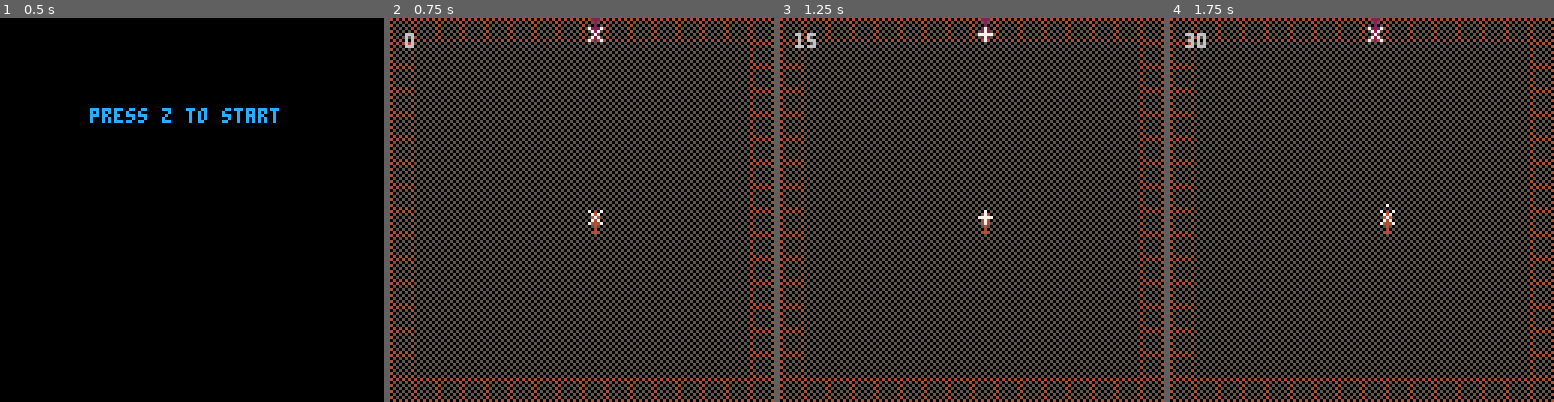
Above: before the commit, frames 1-4 (left to right).
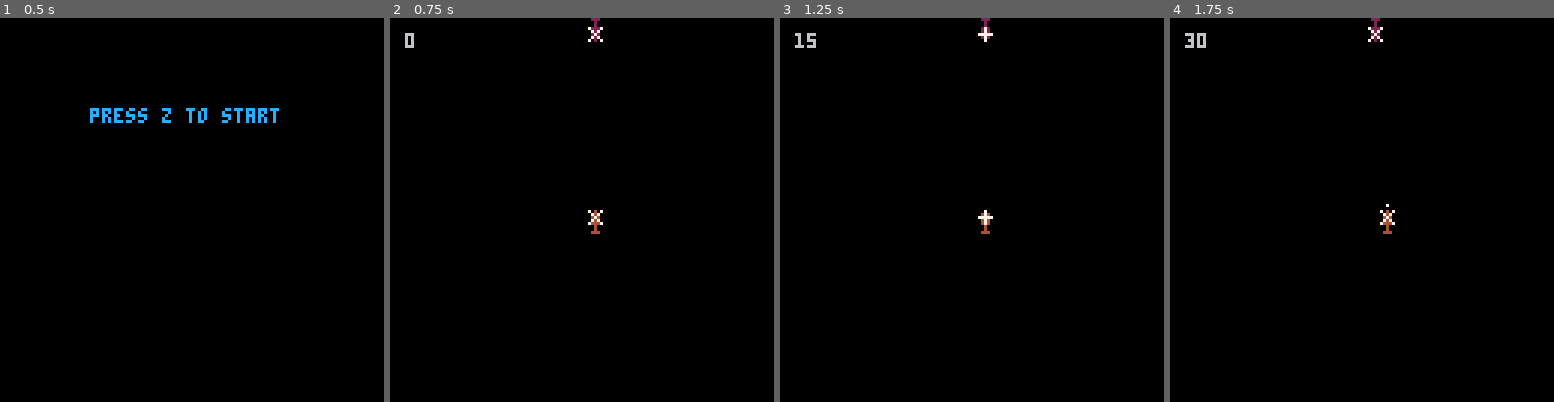
Above: after the commit, the same moments.

Repository: zothynine/heli
Game: PICO-8 cartridge heli.p8
Two runs of this game, one before a commit and one after it. Both use one fixed random seed, a clock stepped at 60 frames per second and the inputs below.
Inputs:
- Up to frame 1 (0.5 s): no input
- Up to frame 2 (0.75 s): tap O (Z key) at 0.7 s
- Up to frame 3 (1.25 s): no input
- Up to frame 4 (1.75 s): hold Right from 1.6 s (still down); tap O (Z key) at 1.7 s

Frame 1 is identical in both runs. In frame 2, 50% of the frame differs, in the area x 0-100%, y 0-100%; in frame 3, 50%; in frame 4, 50%.

Commit message:
Remove the dummy map and sprites

Diff:
--- a/heli.p8
+++ b/heli.p8
@@ -29,7 +29,7 @@
 end
 
 function draw_start()
-    cls()
+ cls()
 	print("press z to start",30,30,12)
 end
 
@@ -171,14 +171,14 @@
 _draw = draw_start
 end
 __gfx__
-00007000007040700007000050505050404040400000000000000000000000000000000000000000000000000000000000000000000000000000000000000000
-00047400000747000000000005050505050505040000000000000000000000000000000000000000000000000000000000000000000000000000000000000000
-00777770000474000000000050505050405050500000000000000000000000000000000000000000000000000000000000000000000000000000000000000000
-00047400000747000000000005050505050505040000000000000000000000000000000000000000000000000000000000000000000000000000000000000000
-00047400007444700000000050505050405050500000000000000000000000000000000000000000000000000000000000000000000000000000000000000000
-00004000000040000000000005050505050505040000000000000000000000000000000000000000000000000000000000000000000000000000000000000000
-00004000000040000000000050505050405050500000000000000000000000000000000000000000000000000000000000000000000000000000000000000000
-00044400000444000000000005050505040404040000000000000000000000000000000000000000000000000000000000000000000000000000000000000000
+00007000007040700007000000000000000000000000000000000000000000000000000000000000000000000000000000000000000000000000000000000000
+00047400000747000000000000000000000000000000000000000000000000000000000000000000000000000000000000000000000000000000000000000000
+00777770000474000000000000000000000000000000000000000000000000000000000000000000000000000000000000000000000000000000000000000000
+00047400000747000000000000000000000000000000000000000000000000000000000000000000000000000000000000000000000000000000000000000000
+00047400007444700000000000000000000000000000000000000000000000000000000000000000000000000000000000000000000000000000000000000000
+00004000000040000000000000000000000000000000000000000000000000000000000000000000000000000000000000000000000000000000000000000000
+00004000000040000000000000000000000000000000000000000000000000000000000000000000000000000000000000000000000000000000000000000000
+00044400000444000000000000000000000000000000000000000000000000000000000000000000000000000000000000000000000000000000000000000000
 00022200000222000000000000000000000000000000000000000000000000000000000000000000000000000000000000000000000000000000000000000000
 00002000000020000000000000000000000000000000000000000000000000000000000000000000000000000000000000000000000000000000000000000000
 00002000000020000000000000000000000000000000000000000000000000000000000000000000000000000000000000000000000000000000000000000000
@@ -303,165 +303,165 @@
 0000000000000000000000000000000000000000000000000000000000000000000000000000000000000000000000000000000000000000000000000000000000000000000000000000000000000000000000000000000000000000000000000000000000000000000000000000000000000000000000000000000000000000
 0000000000000000000000000000000000000000000000000000000000000000000000000000000000000000000000000000000000000000000000000000000000000000000000000000000000000000000000000000000000000000000000000000000000000000000000000000000000000000000000000000000000000000
 __map__
-0404040404040404040404040404040412000000000000000000000000000000000000000000000000000000000000000000000000000000000000000000000000000000000000000000000000000000000000000000000000000000000000000000000000000000000000000000000000000000000000000000000000000000
-0403030303030303030303030303030412000000000000000000000000000000000000000000000000000000000000000000000000000000000000000000000000000000000000000000000000000000000000000000000000000000000000000000000000000000000000000000000000000000000000000000000000000000
-0403030303030303030303030303030412000000000000000000000000000000000000000000000000000000000000000000000000000000000000000000000000000000000000000000000000000000000000000000000000000000000000000000000000000000000000000000000000000000000000000000000000000000
-0403030303030303030303030303030412000000000000000000000000000000000000000000000000000000000000000000000000000000000000000000000000000000000000000000000000000000000000000000000000000000000000000000000000000000000000000000000000000000000000000000000000000000
-0403030303030303030303030303030412000000000000000000000000000000000000000000000000000000000000000000000000000000000000000000000000000000000000000000000000000000000000000000000000000000000000000000000000000000000000000000000000000000000000000000000000000000
-0403030303030303030303030303030412000000000000000000000000000000000000000000000000000000000000000000000000000000000000000000000000000000000000000000000000000000000000000000000000000000000000000000000000000000000000000000000000000000000000000000000000000000
-0403030303030303030303030303030412000000000000000000000000000000000000000000000000000000000000000000000000000000000000000000000000000000000000000000000000000000000000000000000000000000000000000000000000000000000000000000000000000000000000000000000000000000
-0403030303030303030303030303030412000000000000000000000000000000000000000000000000000000000000000000000000000000000000000000000000000000000000000000000000000000000000000000000000000000000000000000000000000000000000000000000000000000000000000000000000000000
-0403030303030303030303030303030412000000000000000000000000000000000000000000000000000000000000000000000000000000000000000000000000000000000000000000000000000000000000000000000000000000000000000000000000000000000000000000000000000000000000000000000000000000
-0403030303030303030303030303030412000000000000000000000000000000000000000000000000000000000000000000000000000000000000000000000000000000000000000000000000000000000000000000000000000000000000000000000000000000000000000000000000000000000000000000000000000000
-0403030303030303030303030303030412000000000000000000000000000000000000000000000000000000000000000000000000000000000000000000000000000000000000000000000000000000000000000000000000000000000000000000000000000000000000000000000000000000000000000000000000000000
-0403030303030303030303030303030412000000000000000000000000000000000000000000000000000000000000000000000000000000000000000000000000000000000000000000000000000000000000000000000000000000000000000000000000000000000000000000000000000000000000000000000000000000
-0403030303030303030303030303030412000000000000000000000000000000000000000000000000000000000000000000000000000000000000000000000000000000000000000000000000000000000000000000000000000000000000000000000000000000000000000000000000000000000000000000000000000000
-0403030303030303030303030303030412000000000000000000000000000000000000000000000000000000000000000000000000000000000000000000000000000000000000000000000000000000000000000000000000000000000000000000000000000000000000000000000000000000000000000000000000000000
-0403030303030303030303030303030412000000000000000000000000000000000000000000000000000000000000000000000000000000000000000000000000000000000000000000000000000000000000000000000000000000000000000000000000000000000000000000000000000000000000000000000000000000
-0404040404040404040404040404040412000000000000000000000000000000000000000000000000000000000000000000000000000000000000000000000000000000000000000000000000000000000000000000000000000000000000000000000000000000000000000000000000000000000000000000000000000000
-0000000000000000000000000000000000000000000000000000000000000000000000000000000000000000000000000000000000000000000000000000000000000000000000000000000000000000000000000000000000000000000000000000000000000000000000000000000000000000000000000000000000000000
-0000000000000000000000000000000000000000000000000000000000000000000000000000000000000000000000000000000000000000000000000000000000000000000000000000000000000000000000000000000000000000000000000000000000000000000000000000000000000000000000000000000000000000
-0000000000000000000000000000000000000000000000000000000000000000000000000000000000000000000000000000000000000000000000000000000000000000000000000000000000000000000000000000000000000000000000000000000000000000000000000000000000000000000000000000000000000000
-0000000000000000000000000000000000000000000000000000000000000000000000000000000000000000000000000000000000000000000000000000000000000000000000000000000000000000000000000000000000000000000000000000000000000000000000000000000000000000000000000000000000000000
-0000000000000000000000000000000000000000000000000000000000000000000000000000000000000000000000000000000000000000000000000000000000000000000000000000000000000000000000000000000000000000000000000000000000000000000000000000000000000000000000000000000000000000
-0000000000000000000000000000000000000000000000000000000000000000000000000000000000000000000000000000000000000000000000000000000000000000000000000000000000000000000000000000000000000000000000000000000000000000000000000000000000000000000000000000000000000000
-0000000000000000000000000000000000000000000000000000000000000000000000000000000000000000000000000000000000000000000000000000000000000000000000000000000000000000000000000000000000000000000000000000000000000000000000000000000000000000000000000000000000000000
-0000000000000000000000000000000000000000000000000000000000000000000000000000000000000000000000000000000000000000000000000000000000000000000000000000000000000000000000000000000000000000000000000000000000000000000000000000000000000000000000000000000000000000
-0000000000000000000000000000000000000000000000000000000000000000000000000000000000000000000000000000000000000000000000000000000000000000000000000000000000000000000000000000000000000000000000000000000000000000000000000000000000000000000000000000000000000000
-0000000000000000000000000000000000000000000000000000000000000000000000000000000000000000000000000000000000000000000000000000000000000000000000000000000000000000000000000000000000000000000000000000000000000000000000000000000000000000000000000000000000000000
-0000000000000000000000000000000000000000000000000000000000000000000000000000000000000000000000000000000000000000000000000000000000000000000000000000000000000000000000000000000000000000000000000000000000000000000000000000000000000000000000000000000000000000
-0000000000000000000000000000000000000000000000000000000000000000000000000000000000000000000000000000000000000000000000000000000000000000000000000000000000000000000000000000000000000000000000000000000000000000000000000000000000000000000000000000000000000000
-0000000000000000000000000000000000000000000000000000000000000000000000000000000000000000000000000000000000000000000000000000000000000000000000000000000000000000000000000000000000000000000000000000000000000000000000000000000000000000000000000000000000000000
-0000000000000000000000000000000000000000000000000000000000000000000000000000000000000000000000000000000000000000000000000000000000000000000000000000000000000000000000000000000000000000000000000000000000000000000000000000000000000000000000000000000000000000
-0000000000000000000000000000000000000000000000000000000000000000000000000000000000000000000000000000000000000000000000000000000000000000000000000000000000000000000000000000000000000000000000000000000000000000000000000000000000000000000000000000000000000000
-0000000000000000000000000000000000000000000000000000000000000000000000000000000000000000000000000000000000000000000000000000000000000000000000000000000000000000000000000000000000000000000000000000000000000000000000000000000000000000000000000000000000000000
-…(130 lines of a section not shown)…
+0505050505050505050505050505050505050505050505050505050505050505050505000000000000000000000000000000000000000505050505050505050500000000000000000000000000000000000000000000000000000000000000000000000000000000000000000000000000000000000000000000000000000000
+0505050505050505050505050505050505000000000000000000000000000000000005050505050505050505050505050505050505050500000000000000000000000000000000000000000000000000000000000000000000000000000000000000000000000000000000000000000000000000000000000000000000000000
+0505050505050505050505050505050512000000000000000000000000000000000000000000000000000000000000000000000000000000000000000000000000000000000000000000000000000000000000000000000000000000000000000000000000000000000000000000000000000000000000000000000000000000
+0505050505050505050505050505050505050000000000000000000000000000000000000000000000000000000000000000000000000000000000000000000000000000000000000000000000000000000000000000000000000000000000000000000000000000000000000000000000000000000000000000000000000000
+0505050505050505050505050505050505050000000000000000000000000000000000000000000000000000000000000000000000000000000000000000000000000000000000000000000000000000000000000000000000000000000000000000000000000000000000000000000000000000000000000000000000000000
+0505050505050505050505050505050512000000000000000000000000000000000000000000000000000000000000000000000000000000000000000000000000000000000000000000000000000000000000000000000000000000000000000000000000000000000000000000000000000000000000000000000000000000
+0505050505050505050505050505050505000000000000000000000000000000000000000000000000000000000000000000000000000000000000000000000000000000000000000000000000000000000000000000000000000000000000000000000000000000000000000000000000000000000000000000000000000000
+0505050505050505050505050505050512000000000000000000000000000000000000000000000000000000000000000000000000000000000000000000000000000000000000000000000000000000000000000000000000000000000000000000000000000000000000000000000000000000000000000000000000000000
+0505050505050505050505050505050505000000000000000000000000000000000000000000000000000000000000000000000000000000000000000000000000000000000000000000000000000000000000000000000000000000000000000000000000000000000000000000000000000000000000000000000000000000
+0505050505050505050505050505050512000000000000000000000000000000000000000000000000000000000000000000000000000000000000000000000000000000000000000000000000000000000000000000000000000000000000000000000000000000000000000000000000000000000000000000000000000000
+0505050505050505050505050505050505050000000000000000000000000000000000000000000000000000000000000000000000000000000000000000000000000000000000000000000000000000000000000000000000000000000000000000000000000000000000000000000000000000000000000000000000000000
+0505050505050505050505050505050512000000000000000000000000000000000000000000000000000000000000000000000000000000000000000000000000000000000000000000000000000000000000000000000000000000000000000000000000000000000000000000000000000000000000000000000000000000
+0505050505050505050505050505050505000000000000000000000000000000000000000000000000000000000000000000000000000000000000000000000000000000000000000000000000000000000000000000000000000000000000000000000000000000000000000000000000000000000000000000000000000000
+0505050505050505050505050505050505000000000000000000000000000000000000000000000000000000000000000000000000000000000000000000000000000000000000000000000000000000000000000000000000000000000000000000000000000000000000000000000000000000000000000000000000000000
+0505050505050505050505050505050512000000000000000000000000000000000000000000000000000000000000000000000000000000000000000000000000000000000000000000000000000000000000000000000000000000000000000000000000000000000000000000000000000000000000000000000000000000
+0505050505050505050505050505050512000000000000000000000000000000000000000000000000000000000000000000000000000000000000000000000000000000000000000000000000000000000000000000000000000000000000000000000000000000000000000000000000000000000000000000000000000000
+0000000000000000000000000000000000000000000000000000000000000000000000000000000000000000000000000000000000000000000000000000000000000000000000000000000000000000000000000000000000000000000000000000000000000000000000000000000000000000000000000000000000000000
+0000000000000000000000000000000000000000000000000000000000000000000000000000000000000000000000000000000000000000000000000000000000000000000000000000000000000000000000000000000000000000000000000000000000000000000000000000000000000000000000000000000000000000
+0000000000000000000000000000000000000000000000000000000000000000000000000000000000000000000000000000000000000000000000000000000000000000000000000000000000000000000000000000000000000000000000000000000000000000000000000000000000000000000000000000000000000000
+0000000000000000000000000000000000000000000000000000000000000000000000000000000000000000000000000000000000000000000000000000000000000000000000000000000000000000000000000000000000000000000000000000000000000000000000000000000000000000000000000000000000000000
+0000000000000000000000000000000000000000000000000000000000000000000000000000000000000000000000000000000000000000000000000000000000000000000000000000000000000000000000000000000000000000000000000000000000000000000000000000000000000000000000000000000000000000
+0000000000000000000000000000000000000000000000000000000000000000000000000000000000000000000000000000000000000000000000000000000000000000000000000000000000000000000000000000000000000000000000000000000000000000000000000000000000000000000000000000000000000000
+0000000000000000000000000000000000000000000000000000000000000000000000000000000000000000000000000000000000000000000000000000000000000000000000000000000000000000000000000000000000000000000000000000000000000000000000000000000000000000000000000000000000000000
+0000000000000000000000000000000000000000000000000000000000000000000000000000000000000000000000000000000000000000000000000000000000000000000000000000000000000000000000000000000000000000000000000000000000000000000000000000000000000000000000000000000000000000
+0000000000000000000000000000000000000000000000000000000000000000000000000000000000000000000000000000000000000000000000000000000000000000000000000000000000000000000000000000000000000000000000000000000000000000000000000000000000000000000000000000000000000000
+0000000000000000000000000000000000000000000000000000000000000000000000000000000000000000000000000000000000000000000000000000000000000000000000000000000000000000000000000000000000000000000000000000000000000000000000000000000000000000000000000000000000000000
+0000000000000000000000000000000000000000000000000000000000000000000000000000000000000000000000000000000000000000000000000000000000000000000000000000000000000000000000000000000000000000000000000000000000000000000000000000000000000000000000000000000000000000
+0000000000000000000000000000000000000000000000000000000000000000000000000000000000000000000000000000000000000000000000000000000000000000000000000000000000000000000000000000000000000000000000000000000000000000000000000000000000000000000000000000000000000000
+0000000000000000000000000000000000000000000000000000000000000000000000000000000000000000000000000000000000000000000000000000000000000000000000000000000000000000000000000000000000000000000000000000000000000000000000000000000000000000000000000000000000000000
+0000000000000000000000000000000000000000000000000000000000000000000000000000000000000000000000000000000000000000000000000000000000000000000000000000000000000000000000000000000000000000000000000000000000000000000000000000000000000000000000000000000000000000
+0000000000000000000000000000000000000000000000000000000000000000000000000000000000000000000000000000000000000000000000000000000000000000000000000000000000000000000000000000000000000000000000000000000000000000000000000000000000000000000000000000000000000000
+0000000000000000000000000000000000000000000000000000000000000000000000000000000000000000000000000000000000000000000000000000000000000000000000000000000000000000000000000000000000000000000000000000000000000000000000000000000000000000000000000000000000000000
+…(130 lines of a section not shown)…
